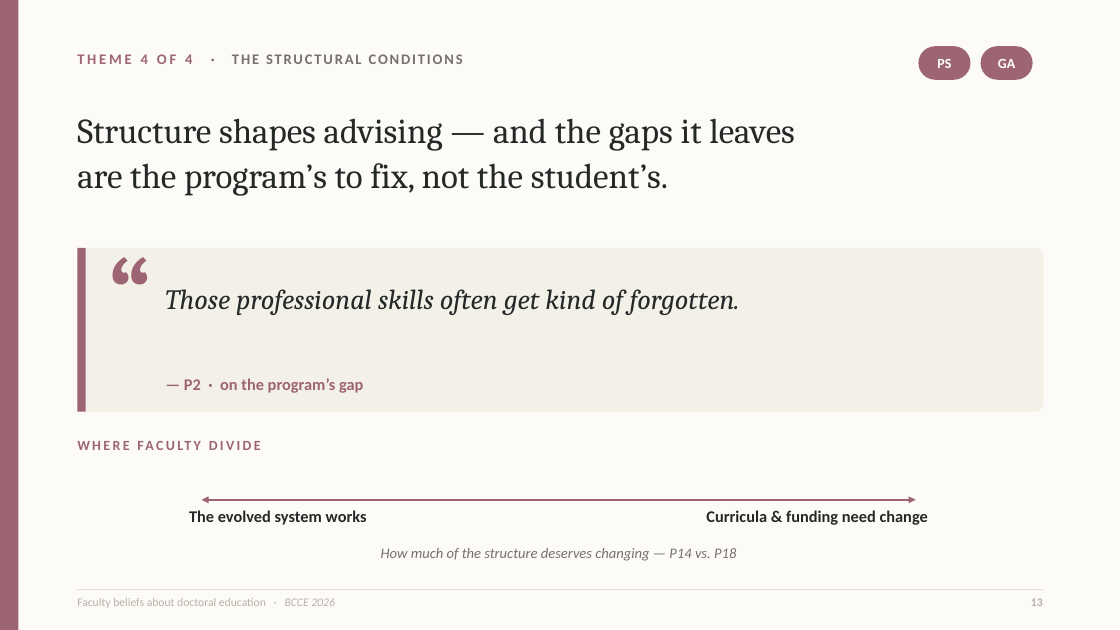
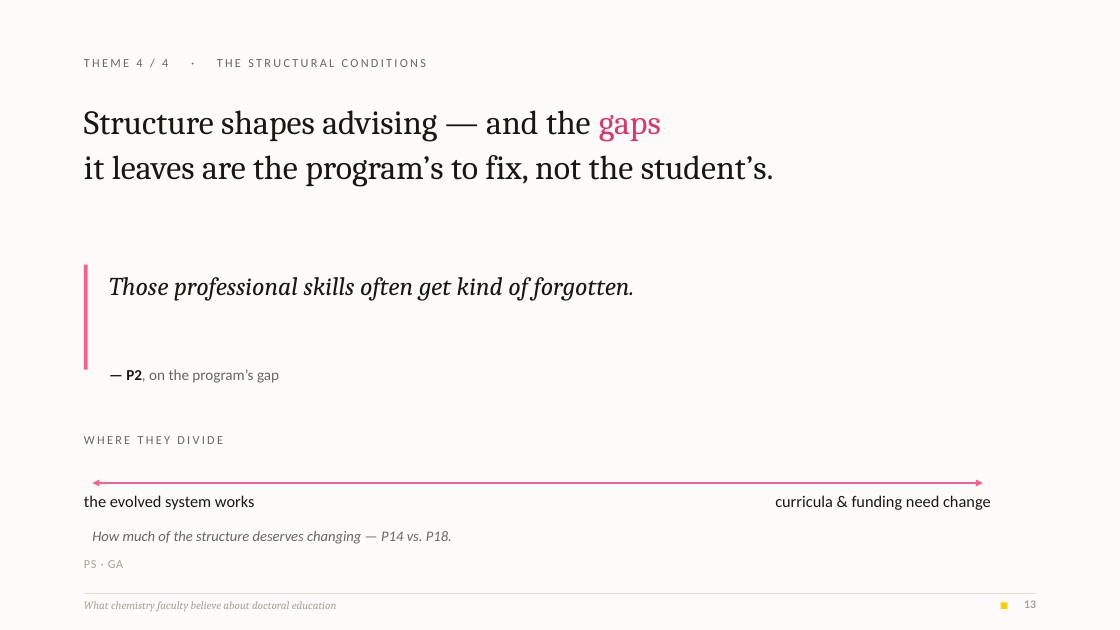
Before and after one commit to 7ahra/resnet_exploration, a slide deck: slide 13 of bcce_2026_faculty_beliefs/BCCE2026_faculty_beliefs.pptx. Drawn at 1120x630 pixels with LibreOffice and Linux fonts; fonts in the diff are those of the drawing. Boxes give left, top, right and bottom in pixels: in the first picture for what was removed or moved away, otherwise in the second. Text is boxed around its words. In the diff, an @@ line names an element or a change of style, - is before the commit and + after.

```diff
--- a/bcce_2026_faculty_beliefs/BCCE2026_faculty_beliefs.pptx
+++ b/bcce_2026_faculty_beliefs/BCCE2026_faculty_beliefs.pptx
@@ rectangle at (0,0,1120,630): fill #FCFBF7 to #FCFBF9 @@
@@ rectangle removed at (0,0,18,630) @@
@@ text at (84,59,426,67): text changed; size 12.5 to 10.5 pt; text colour #74726A to #6B6660; bold off @@
-THEME 4 OF 4 · THE STRUCTURAL CONDITIONS
+THEME 4 / 4 · THE STRUCTURAL CONDITIONS
@@ rounded rectangle removed at (918,46,970,80) @@
@@ rounded rectangle removed at (981,46,1033,80) @@
@@ text removed at (998,59,1015,68) @@
-GA
@@ text at (84,110,774,187): text changed; size 30 to 29 pt; text colour #242928 to #1A1712 @@
-Structure shapes advising — and the gaps it leaves
-are the program’s to fix, not the student’s.
+Structure shapes advising — and the gaps
+it leaves are the program’s to fix, not the student’s.
@@ text removed at (108,227,209,328) @@
-“
@@ rounded rectangle removed at (77,248,1044,412) @@
@@ rectangle: place and size @@
-rectangle at (77,248,86,412)
+rectangle at (84,265,87,370)
@@ rectangle at (84,265,87,370): fill #9D6473 to #F5628C @@
@@ text "Those professional skills often get ...": place and size @@
-text "Those professional skills often get ..." at (165,289,740,315)
+text "Those professional skills often get ..." at (109,277,635,300)
@@ text "Those professional skills often get ..." at (109,277,635,300): size 24 to 22 pt, text colour #242928 to #1A1712; line spacing 1.12 to 1.16 @@
@@ text at (126,369,279,383): text changed; size 14 to 13 pt; text colour #9D6473 to #6B6660; bold off @@
-— P2 · on the program’s gap
+— P2, on the program’s gap
@@ text at (84,436,223,444): text changed; size 12 to 10.5 pt; text colour #9D6473 to #6B6660; bold off @@
-WHERE FACULTY DIVIDE
+WHERE THEY DIVIDE
@@ text at (84,495,255,510): text changed; text colour #242928 to #1A1712; bold off @@
-The evolved system works
+the evolved system works
@@ double arrow moved from (202, 500) - (916, 500) to (92, 483) - (983, 483) @@
@@ double arrow (92, 483) - (983, 483): stroke #9D6473 2 pt to #F5628C 1.75 pt @@
@@ text at (775,495,991,510): text changed; text colour #242928 to #1A1712; bold off @@
-Curricula & funding need change
+curricula & funding need change
@@ text at (92,531,452,544): text changed; text colour #74726A to #6B6660 @@
-How much of the structure deserves changing — P14 vs. P18
+How much of the structure deserves changing — P14 vs. P18.
@@ text at (84,560,123,568): text changed; size 12 to 10.5 pt; text colour #FFFFFF to #A8A299; bold off @@
-PS
+PS · GA
@@ text "PS · GA" at (84,560,123,568): vertical alignment middle to top @@
@@ line moved from (77, 590) - (1043, 590) to (84, 593) - (1036, 593) @@
@@ line (84, 593) - (1036, 593): stroke #E4E0D5 0.75 pt to #E4E0D6 0.75 pt @@
@@ text "13": place and size @@
-text "13" at (1031,598,1043,606)
+text "13" at (1024,600,1036,608)
@@ text "13" at (1024,600,1036,608): text colour #B6B2A7 to #A8A299 @@
@@ text at (84,601,337,611): text changed; size 10 to 9.5 pt; font Calibri to Cambria; text colour #B6B2A7 to #A8A299; italic on @@
-Faculty beliefs about doctoral education · BCCE 2026
+What chemistry faculty believe about doctoral education
@@ rectangle added at (1001,602,1007,609), fill #FFCD00 @@
```
Also in this commit, not shown: 15 other slides changed, 8 other files.
